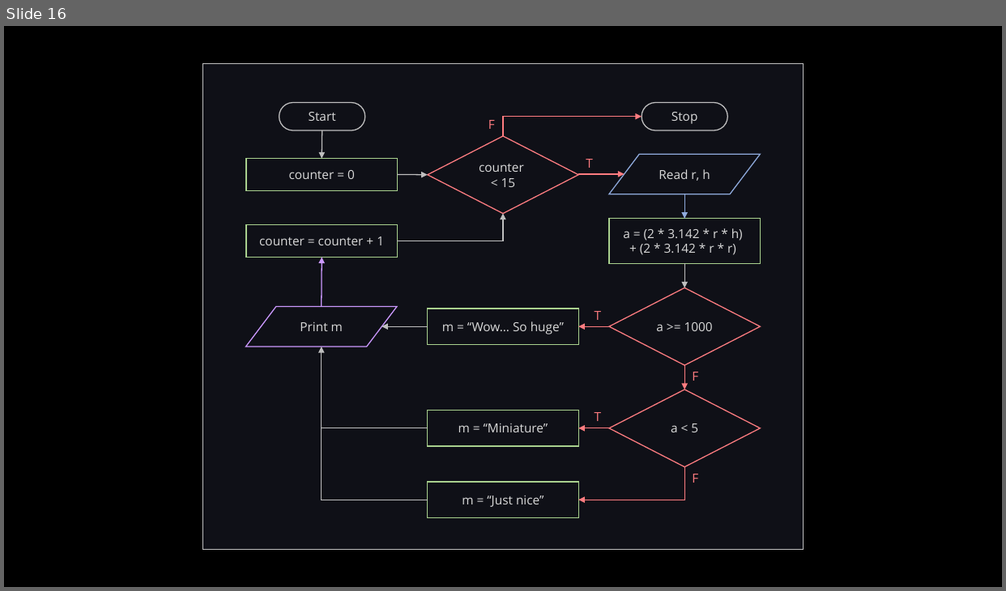
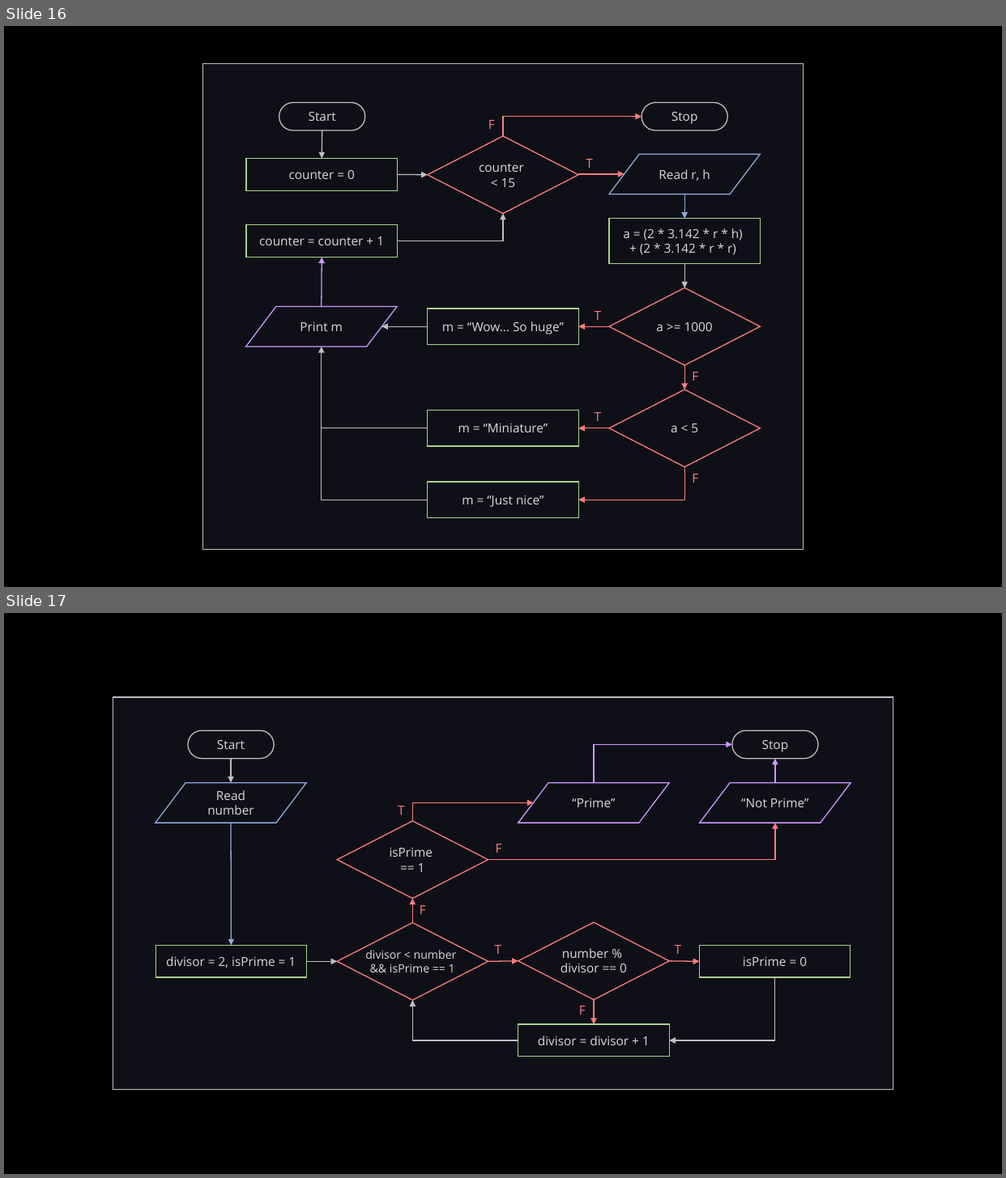
Before and after one commit to LimJY03/JavaMatriculation, a slide deck: Past Year Theory Questions/Resources/resources.pptx. Shown one above the other, each under a label of ours: slide 16 before the commit, slides 16 and 17 after it. The pictures are 1006x591 and 1006x1178 pixels, drawn with LibreOffice and Linux fonts; fonts in the diff are those of the drawing. Boxes give left, top, right and bottom in pixels: in the first picture for what was removed or moved away, otherwise in the second. Text is boxed around its words. In the diff, an @@ line names an element or a change of style, - is before the commit and + after.

```diff
--- a/Past Year Theory Questions/Resources/resources.pptx
+++ b/Past Year Theory Questions/Resources/resources.pptx
@@ slide 17 added at (x1=4, y1=613, x2=1002, y2=1174), background #000000 @@
@@ group added at (x1=113, y1=697, x2=893, y2=1091): 8 arrows, 8 texts, 5 elbow arrows, 4 rectangles, 3 diamonds, 3 flow chart input outputs, 2 pill shapes @@
+Start
+Stop
+divisor = 2, isPrime = 1
+T
+F
+isPrime
+== 1
+“Not Prime”
+divisor < number
+&& isPrime == 1
+“Prime”
+Read number
+number %
+divisor == 0
+divisor = divisor + 1
+isPrime = 0
+T
+F
+F
+T
```
Also in this commit, not shown: 1 slide removed, 1 other file.
